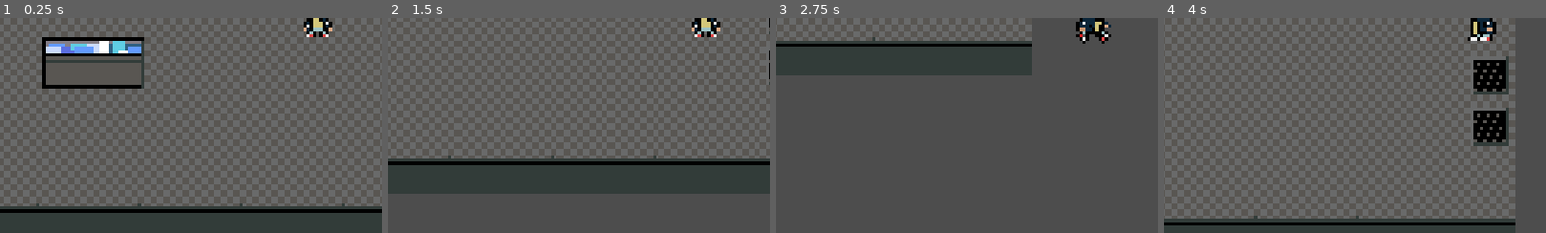
Above: before the commit, frames 1-4 (left to right).
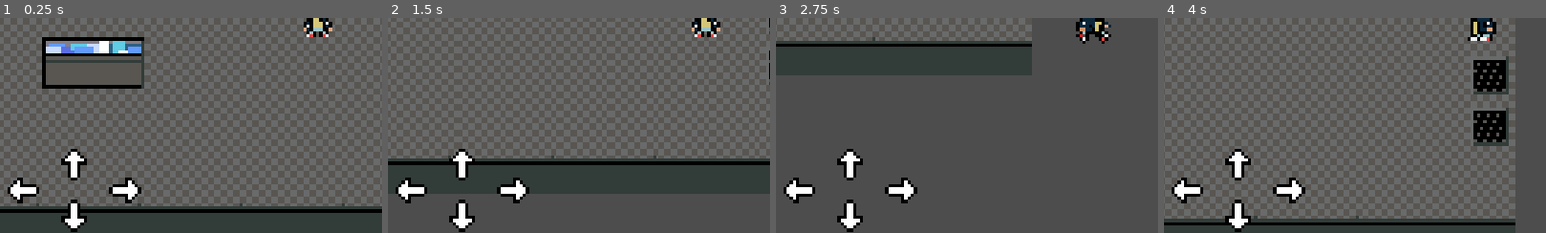
Above: after the commit, the same moments.

Repository: jmcgorey/locals_rpg
Game: Godot game, scene res://scenes/levels/diner_area.tscn
Two runs of this game, one before a commit and one after it. Both use one fixed random seed, a clock stepped at 60 frames per second and the inputs below.
Inputs:
- Up to frame 1 (0.25 s): no input
- Up to frame 2 (1.5 s): hold D (move_right) 0.53-1.28 s; hold E (interact) 0.53-1.28 s; hold S (move_down) from 1.28 s (still down); tap E (interact) at 1.35 s
- Up to frame 3 (2.75 s): release S (move_down) at 2.03 s; hold D (move_right) from 2.03 s (still down); hold E (interact) from 2.03 s (still down)
- Up to frame 4 (4 s): release D (move_right) at 2.78 s; release E (interact) at 2.78 s; hold W (move_up) 2.78-3.53 s; tap E (interact) at 2.85 s; hold A (move_left) from 3.53 s (still down); hold E (interact) from 3.53 s (still down)
The pictures show only the part of the screen within x 8-58%, y 50-100%; the shares and areas given below are measured in that part.

The runs differ from the first frame. In frame 1, 2.2% of the frame differs, in the area x 2-37%, y 60-100%; in frame 2, 2.2%; in frame 3, 2.3%; in frame 4, 2.2%.

Commit message:
move hud into player

Diff:
--- a/scenes/controls/hud.tscn
+++ b/scenes/controls/hud.tscn
@@ -12,14 +12,3 @@
 
 [node name="MovementButtons" parent="." instance=ExtResource("1_a4pkp")]
 layout_mode = 1
-anchors_preset = 2
-anchor_left = 0.0
-anchor_top = 1.0
-anchor_right = 0.0
-anchor_bottom = 1.0
-offset_left = 64.0
-offset_top = -72.0
-offset_right = 64.0
-offset_bottom = -72.0
-grow_horizontal = 1
-grow_vertical = 0
--- a/scenes/controls/movement_buttons.tscn
+++ b/scenes/controls/movement_buttons.tscn
@@ -18,6 +18,8 @@
 anchor_bottom = 0.5
 grow_horizontal = 2
 grow_vertical = 2
+size_flags_horizontal = 4
+size_flags_vertical = 4
 
 [node name="UpButton" type="TouchScreenButton" parent="."]
 position = Vector2(-8, -12)
--- a/scenes/levels/diner_area.tscn
+++ b/scenes/levels/diner_area.tscn
@@ -1,9 +1,8 @@
-[gd_scene load_steps=9 format=4 uid="uid://qkd308dtfqwi"]
+[gd_scene load_steps=8 format=4 uid="uid://qkd308dtfqwi"]
 
 [ext_resource type="Texture2D" uid="uid://m8x26ue1faqe" path="res://assets/images/world/diner_tiles_1.png" id="1_hsm8c"]
 [ext_resource type="PackedScene" uid="uid://2t1csv41dyot" path="res://scenes/interaction/menu_area.tscn" id="2_5snhd"]
 [ext_resource type="PackedScene" uid="uid://cjfkxoh812y6w" path="res://scenes/player/player.tscn" id="3_0kc20"]
-[ext_resource type="PackedScene" uid="uid://khfb5hbqb3ds" path="res://scenes/controls/hud.tscn" id="5_lt7cu"]
 
 [sub_resource type="TileSetAtlasSource" id="TileSetAtlasSource_11t1m"]
 texture = ExtResource("1_hsm8c")
@@ -81,9 +80,3 @@
 [node name="Player" parent="." instance=ExtResource("3_0kc20")]
 position = Vector2(167, 138)
 collision_mask = 3
-
-[node name="HUD" parent="." instance=ExtResource("5_lt7cu")]
-offset_left = -40.0
-offset_top = 208.0
-offset_right = -40.0
-offset_bottom = 208.0
--- a/scenes/player/player.tscn
+++ b/scenes/player/player.tscn
@@ -1,7 +1,8 @@
-[gd_scene load_steps=27 format=3 uid="uid://cjfkxoh812y6w"]
-
-[ext_resource type="Script" path="res://scripts/player_scripts/player.gd" id="1_q01g0"]
+[gd_scene load_steps=28 format=3 uid="uid://cjfkxoh812y6w"]
+
+[ext_resource type="Script" uid="uid://b07rt5fs66c8p" path="res://scripts/player_scripts/player.gd" id="1_q01g0"]
 [ext_resource type="Texture2D" uid="uid://bt1o6o78uqth5" path="res://assets/images/npcs/LocalBoyCharacter.png" id="2_lmb1s"]
+[ext_resource type="PackedScene" uid="uid://khfb5hbqb3ds" path="res://scenes/controls/hud.tscn" id="3_k4iqe"]
 
 [sub_resource type="AtlasTexture" id="AtlasTexture_0n7ro"]
 atlas = ExtResource("2_lmb1s")
@@ -218,3 +219,16 @@
 
 [node name="Camera2D" type="Camera2D" parent="."]
 zoom = Vector2(2, 2)
+
+[node name="HUD" parent="Camera2D" instance=ExtResource("3_k4iqe")]
+anchors_preset = 2
+anchor_top = 1.0
+anchor_right = 0.0
+offset_left = -77.0
+offset_top = 50.0
+offset_right = -77.0
+offset_bottom = 50.0
+grow_horizontal = 1
+grow_vertical = 0
+size_flags_horizontal = 0
+size_flags_vertical = 8
